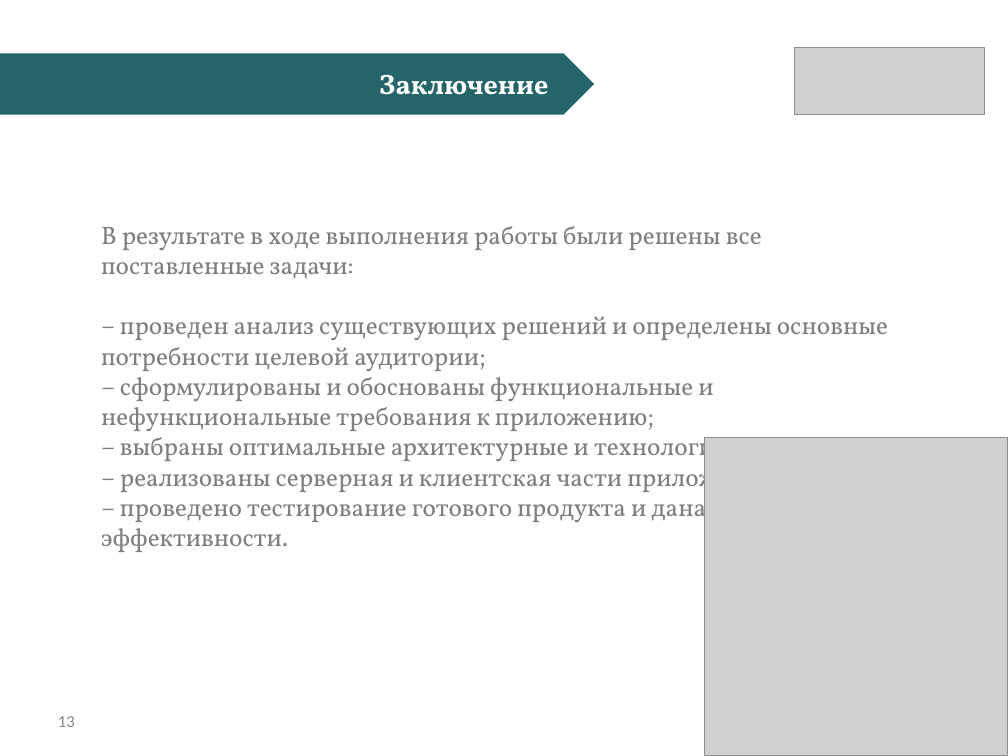
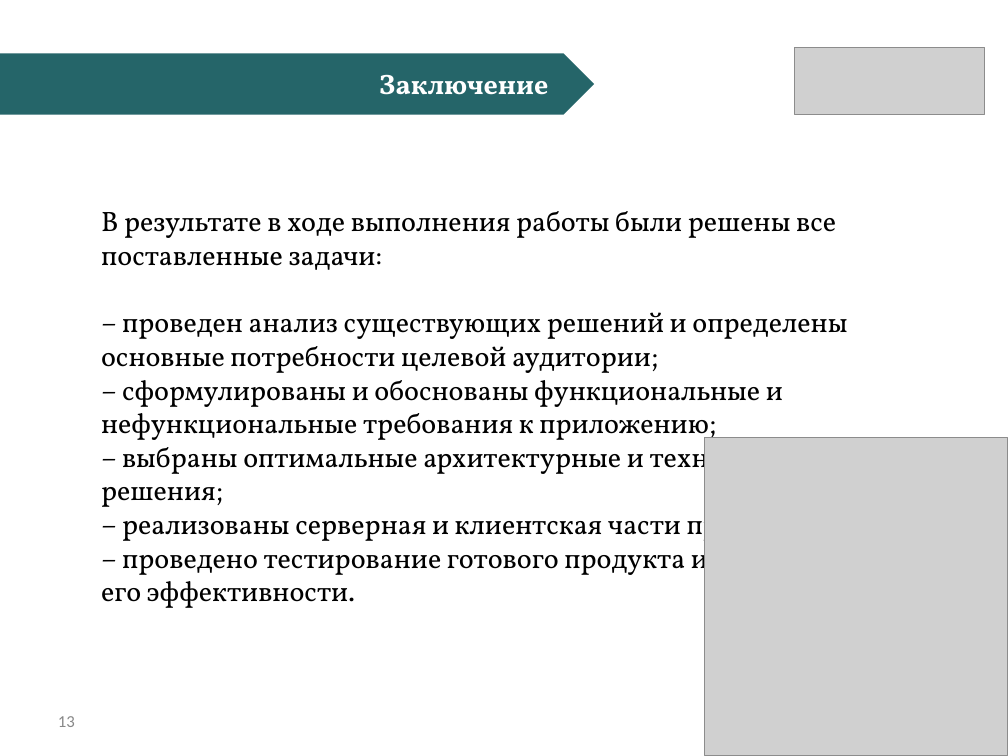
Before and after one commit to CTpeJLok/diplom, a slide deck: slide 13 of to_pred/БалашкинАМ_Презентация.pptx. Drawn at 1008x756 pixels with LibreOffice and Linux fonts; fonts in the diff are those of the drawing; grey boxes stand for pictures. Boxes give left, top, right and bottom in pixels: in the first picture for what was removed or moved away, otherwise in the second. Text is boxed around its words. In the diff, an @@ line names an element or a change of style, - is before the commit and + after.

```diff
--- a/to_pred/БалашкинАМ_Презентация.pptx
+++ b/to_pred/БалашкинАМ_Презентация.pptx
@@ text "В результате в ходе выполнения ...": place and size @@
-text "В результате в ходе выполнения ..." at [101,226,907,552]
+text "В результате в ходе выполнения ..." at [101,211,870,608]
@@ text "В результате в ходе выполнения ..." at [101,211,870,608]: size 18 to 20 pt, text colour #7F7F7F to #000000 @@
```
Also in this commit, not shown: 10 other slides changed, 20 other files.
